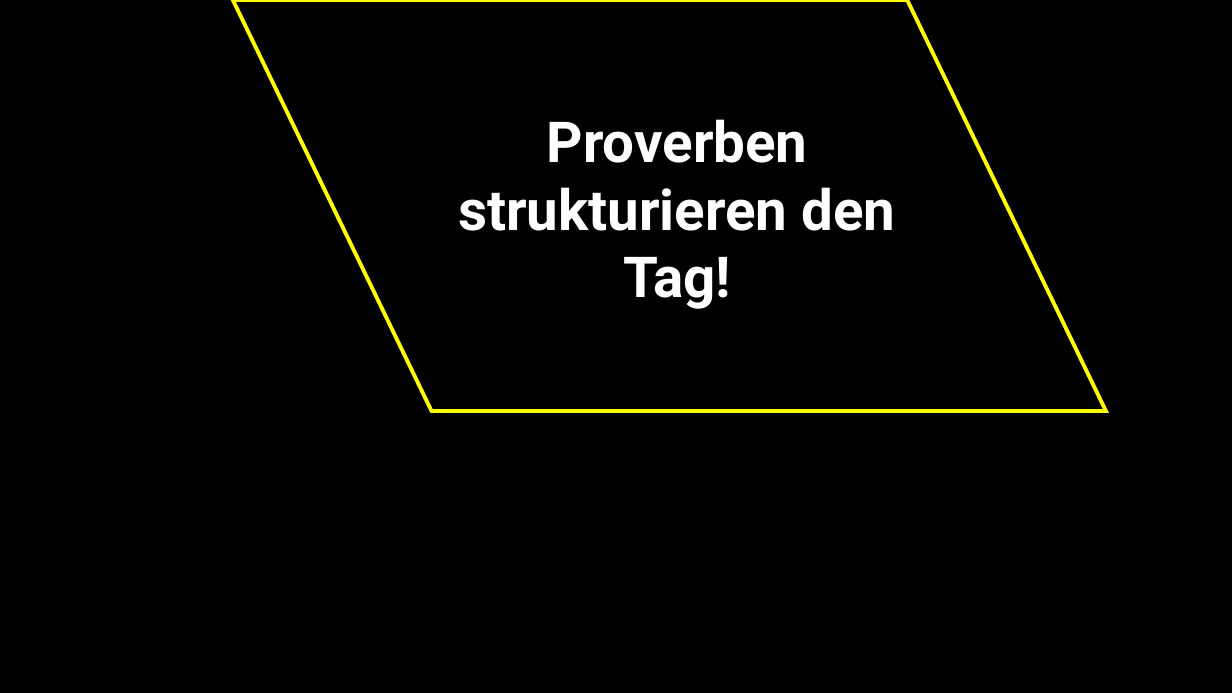
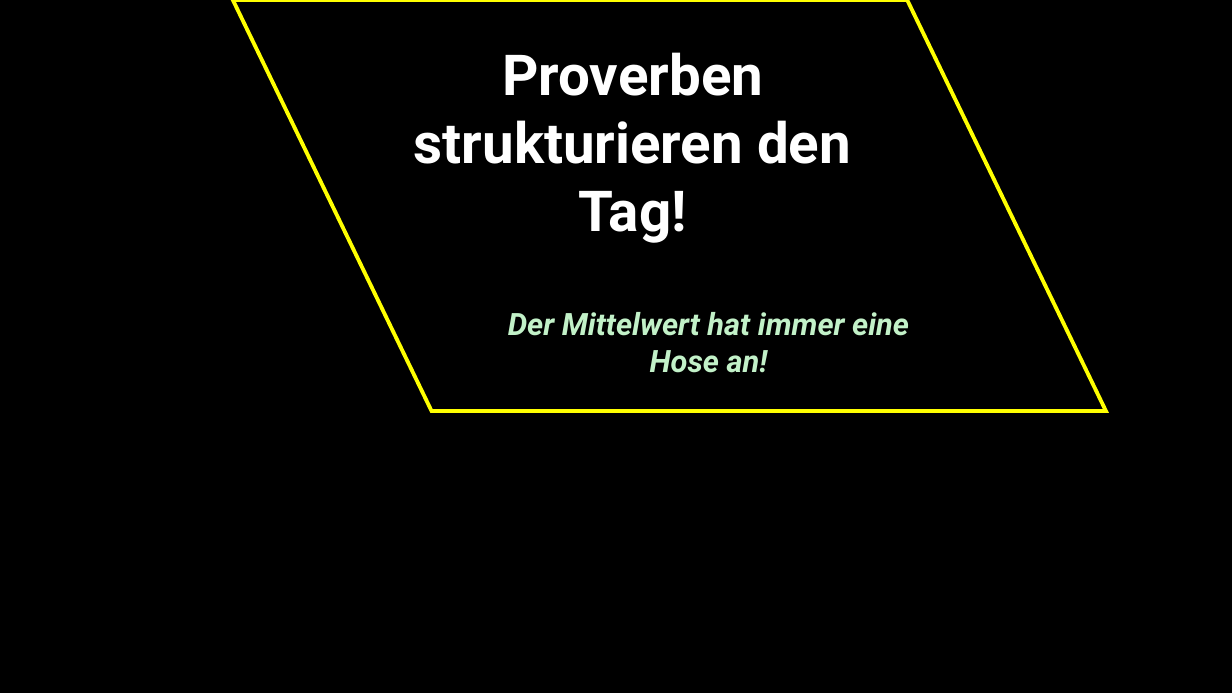
Before and after one commit to jkruppa/teaching, a slide deck: slide 12 of talks/202510_roulette/Kruppa_Scheetz.pptx. Drawn at 1232x693 pixels with LibreOffice and Linux fonts; fonts in the diff are those of the drawing. Boxes give left, top, right and bottom in pixels: in the first picture for what was removed or moved away, otherwise in the second. Text is boxed around its words. In the diff, an @@ line names an element or a change of style, - is before the commit and + after.

```diff
--- a/talks/202510_roulette/Kruppa_Scheetz.pptx
+++ b/talks/202510_roulette/Kruppa_Scheetz.pptx
@@ text "Proverben strukturieren den Tag!": place and size @@
-text "Proverben strukturieren den Tag!" at bbox=[458, 119, 896, 309]
+text "Proverben strukturieren den Tag!" at bbox=[414, 52, 851, 243]
@@ text added at bbox=[508, 312, 909, 373], 24 pt, text #C2F1C8, bold, italic @@
+Der Mittelwert hat immer eine Hose an!
```
Also in this commit, not shown: 5 other slides changed.
